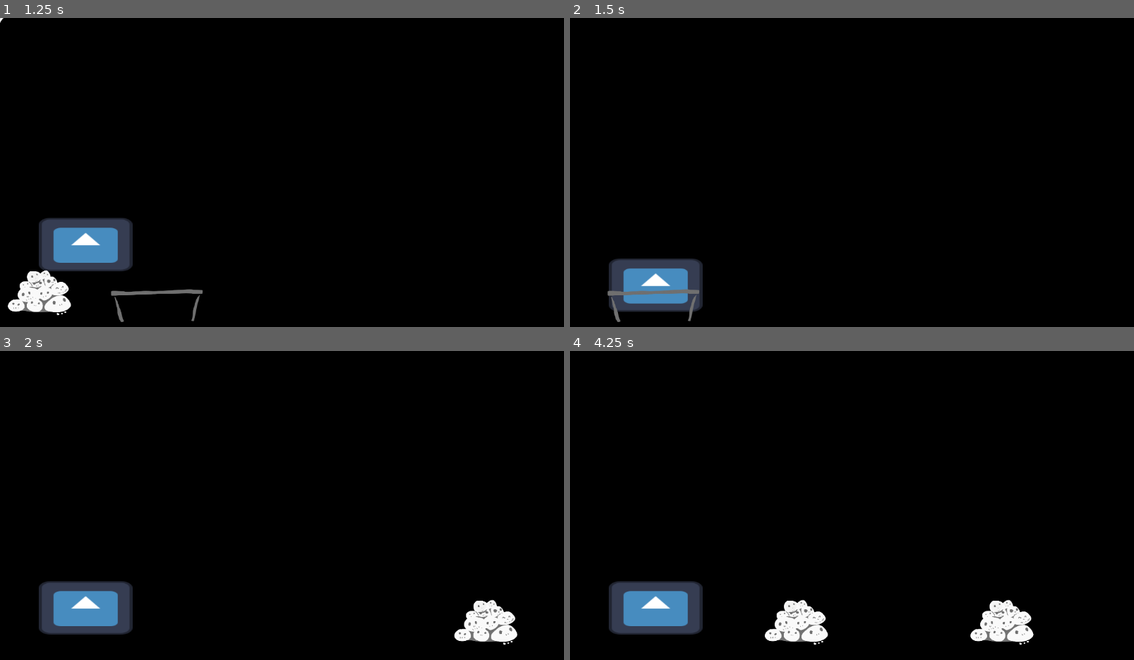
Above: before the commit, frames 1-4 (two rows, left to right).
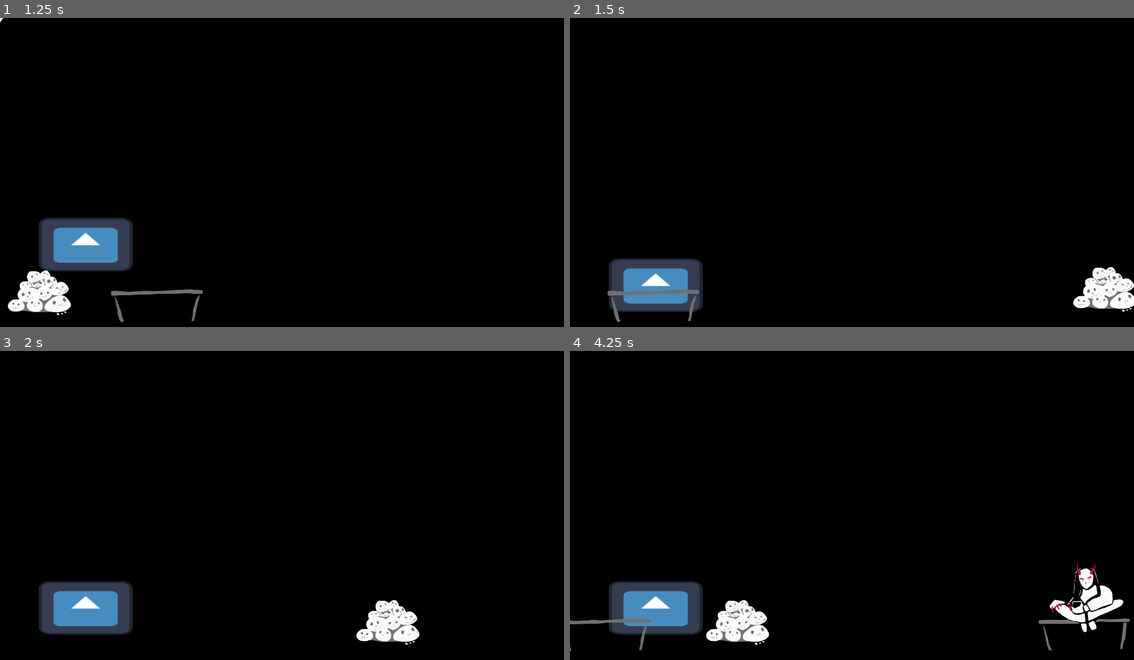
Above: after the commit, the same moments.

Repository: Guillemain/trijam
Game: Godot game, scene res://main.tscn
Two runs of this game, one before a commit and one after it. Both use one fixed random seed, a clock stepped at 60 frames per second and the inputs below. The engine's default icon, where the game draws it, is replaced by a stand-in: a white triangle on a blue panel in a dark square.
Inputs (mouse positions are in pixels of both pictures, inside the frame that each line leads up to):
- Up to frame 1 (1.25 s): move the mouse to (406, 160) at 0.52 s; click (406, 160) at 0.6 s; tap Space (jump) at 0.77 s
- Up to frame 2 (1.5 s): move the mouse to (739, 191) at 1.27 s; click (739, 191) at 1.35 s
- Up to frame 3 (2 s): tap Space (jump) at 1.52 s
- Up to frame 4 (4.25 s): move the mouse to (908, 440) at 2.02 s; click (908, 440) at 2.1 s; move the mouse to (823, 573) at 2.77 s; click (823, 573) at 2.85 s; tap Space (jump) at 3.02, 3.77 s; move the mouse to (1021, 558) at 3.52 s; click (1021, 558) at 3.6 s

Frame 1 is identical in both runs. In frame 2, 1.1% of the frame differs, in the area x 89-100%, y 80-96%; in frame 3, 2.2%; in frame 4, 4.7%, in the area x 0-100%, y 68-98%.

Commit message:
Bette spawn

Diff:
--- a/trijam-255/Level.gd
+++ b/trijam-255/Level.gd
@@ -3,21 +3,25 @@
 @export var speed:= 20.0
 @export var isLevelMoving := false
 
-@export_group("Objects to spawn")
+@export_group("Trunk")
+@export var minDelayTrunk := 0.5
+@export var maxDelayTrunk := 2.0
 @export var trunk : PackedScene
-@export_range(0.0, 100.0) var ProbaTrunk := 25
+
+
+
+@export_group("Peon")
+@export var minDelay := 0.3
+@export var maxDelay := 2.5
+@export_range(0.0, 1.0) var ProbaDevil := 0.33
 @export var devil : PackedScene
-@export_range(0.0, 100.0) var ProbaDevil := 33
 @export var innocent : PackedScene
-
-@export_group("Spawn time")
-@export var minDelay := 0.5
-@export var maxDelay := 2.0
 
 # Called when the node enters the scene tree for the first time.
 func _ready():
 	randomize()
-	startNextSpawnTimer()
+	startNextTrunkSpawnTimer()
+	startNextPeonSpawnTimer()
 
 # Called every frame. 'delta' is the elapsed time since the previous frame.
 func _physics_process(delta):
@@ -33,11 +37,26 @@
 	instance.position = $Spawn.position
 	$ToMove.add_child(instance)
 
-func randomSpawn():
+func randomPeonSpawn():
+	# Chose what to spawn
+	var random_float = randf()
+	if random_float < ProbaDevil:
+		spawnSomething(devil)
+	else:
+		spawnSomething(innocent)
+
+	startNextPeonSpawnTimer()
+
+func spawnTrunk():
 	spawnSomething(trunk)
-	startNextSpawnTimer()
+	startNextTrunkSpawnTimer()
 
-func startNextSpawnTimer():
+func startNextTrunkSpawnTimer():
+	# random time between minTime & MaxTime
+	var rngDelay := minDelayTrunk + randf() * (maxDelayTrunk - minDelayTrunk)
+	$TrunkTimer.start(rngDelay)
+
+func startNextPeonSpawnTimer():
 	# random time between minTime & MaxTime
 	var rngDelay := minDelay + randf() * (maxDelay - minDelay)
-	$SpawnTimer.start(rngDelay)
+	$PeonTimer.start(rngDelay)
--- /dev/null
+++ b/trijam-255/Peon/devil.tscn
@@ -0,0 +1,6 @@
+[gd_scene load_steps=2 format=3 uid="uid://bb8phikbuvpaw"]
+
+[ext_resource type="PackedScene" uid="uid://b0nr5ynvf8vak" path="res://Peon/peon.tscn" id="1_k6gtk"]
+
+[node name="Peon" instance=ExtResource("1_k6gtk")]
+peonType = 0
--- a/trijam-255/main.tscn
+++ b/trijam-255/main.tscn
@@ -1,9 +1,10 @@
-[gd_scene load_steps=8 format=3 uid="uid://c74p6yghswvn"]
+[gd_scene load_steps=9 format=3 uid="uid://c74p6yghswvn"]
 
 [ext_resource type="PackedScene" uid="uid://3qi8m1jqrino" path="res://Mort/mort_o_cycle.tscn" id="1_1uop1"]
 [ext_resource type="Script" path="res://Level.gd" id="2_c64df"]
 [ext_resource type="PackedScene" uid="uid://b0nr5ynvf8vak" path="res://Peon/peon.tscn" id="2_lnovw"]
 [ext_resource type="PackedScene" uid="uid://bw3ogj7xiaj3i" path="res://Trunk/trunk.tscn" id="3_tgrgu"]
+[ext_resource type="PackedScene" uid="uid://bb8phikbuvpaw" path="res://Peon/devil.tscn" id="4_ldifs"]
 
 [sub_resource type="SegmentShape2D" id="SegmentShape2D_gj4k8"]
 a = Vector2(-217, 0)
@@ -36,6 +37,9 @@
 speed = 600.0
 isLevelMoving = true
 trunk = ExtResource("3_tgrgu")
+ProbaDevil = 0.332
+devil = ExtResource("4_ldifs")
+innocent = ExtResource("2_lnovw")
 
 [node name="ToMove" type="Node2D" parent="Level"]
 
@@ -48,7 +52,9 @@
 [node name="Spawn" type="Node2D" parent="Level"]
 position = Vector2(1291, 593)
 
-[node name="SpawnTimer" type="Timer" parent="Level"]
+[node name="TrunkTimer" type="Timer" parent="Level"]
+
+[node name="PeonTimer" type="Timer" parent="Level"]
 
 [node name="Floor" type="StaticBody2D" parent="."]
 position = Vector2(174, 598)
@@ -69,4 +75,5 @@
 shape = SubResource("SegmentShape2D_ju4xx")
 debug_color = Color(0.647059, 0.521569, 0, 0.419608)
 
-[connection signal="timeout" from="Level/SpawnTimer" to="Level" method="randomSpawn"]
+[connection signal="timeout" from="Level/TrunkTimer" to="Level" method="spawnTrunk"]
+[connection signal="timeout" from="Level/PeonTimer" to="Level" method="randomPeonSpawn"]
